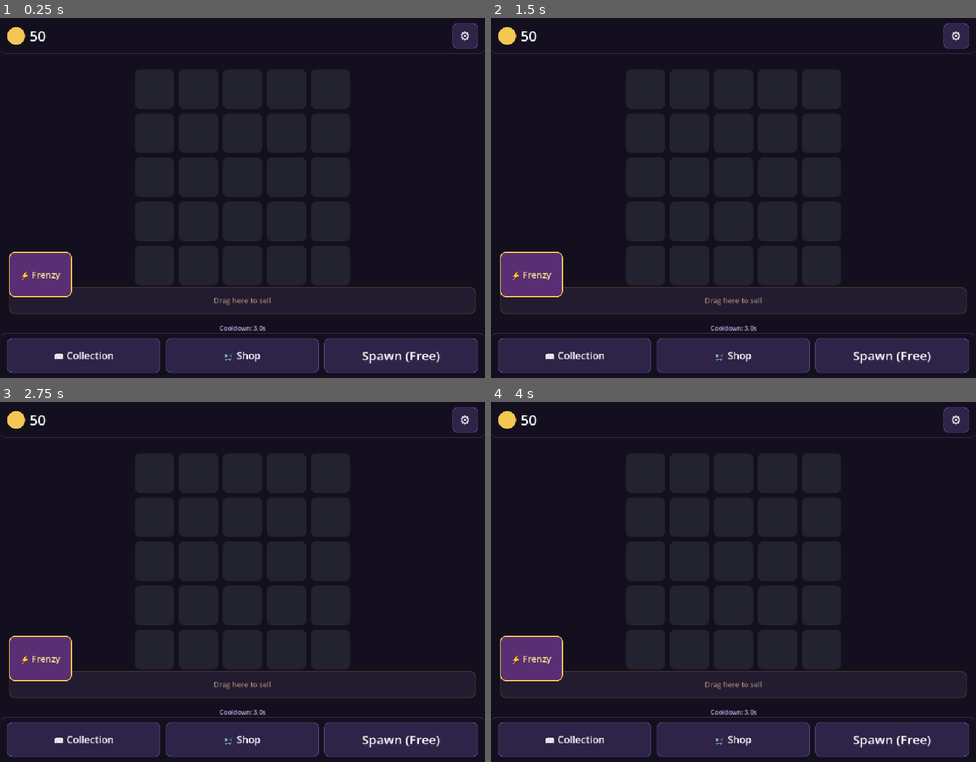
Above: before the commit, frames 1-4 (two rows, left to right).
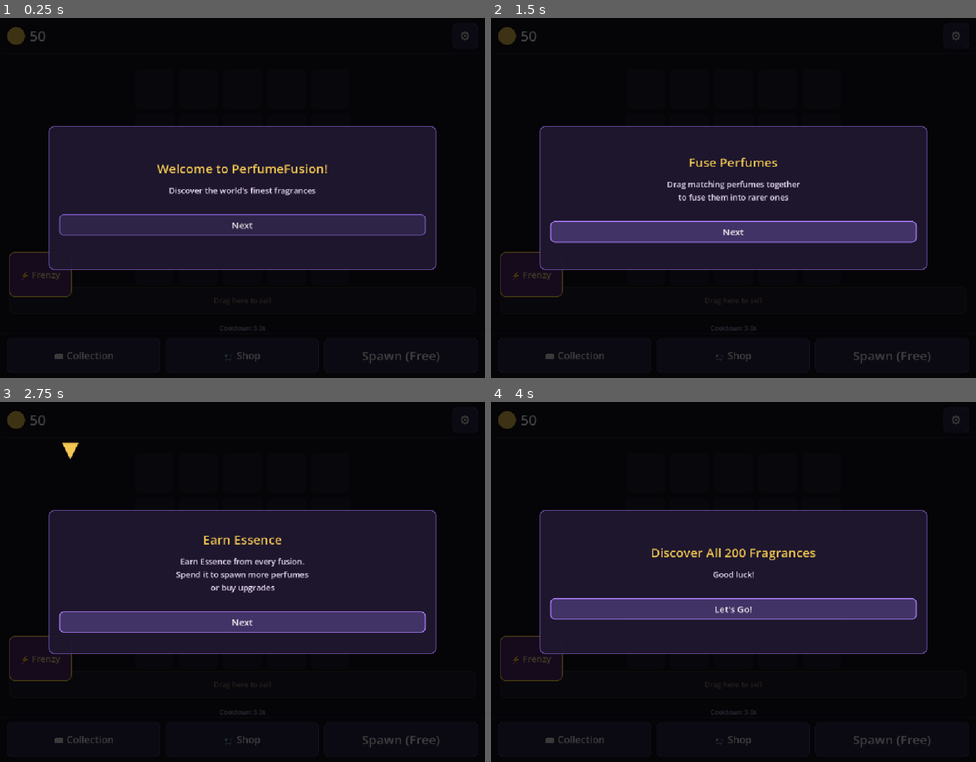
Above: after the commit, the same moments.

Repository: RastinAghighi/PerfumeFusion
Game: Godot game, scene res://scenes/main/GameScene.tscn
Same seed, same stepped clock (60 frames per second), same inputs: the game is played once before the commit and once after it.
Inputs (mouse positions are in pixels of both pictures, inside the frame that each line leads up to):
- Up to frame 1 (0.25 s): no input
- Up to frame 2 (1.5 s): click (733, 226) at 0.5 s, where only the run after the commit has a clickable "Next"; click (733, 226) at 1.25 s, where only the run after the commit has a clickable "Next"
- Up to frame 3 (2.75 s): click (242, 614) at 2 s, where only the run after the commit has a clickable "Next"
- Up to frame 4 (4 s): click (733, 621) at 2.75 s, where only the run after the commit has a clickable "Next"; click (733, 614) at 3.5 s, where only the run after the commit has a clickable "Next"

The runs differ from the first frame. In frame 1, 30% of the frame differs, in the area x 0-100%, y 1-99%; in frame 2, 32%; in frame 3, 33%; in frame 4, 32%.

Commit message:
Add first-time tutorial walkthrough

Diff:
--- /dev/null
+++ b/scenes/ui/Tutorial.tscn
@@ -0,0 +1,6 @@
+[gd_scene format=3]
+
+[ext_resource type="Script" path="res://scripts/ui/Tutorial.gd" id="1_tutorial"]
+
+[node name="Tutorial" type="CanvasLayer"]
+script = ExtResource("1_tutorial")
--- a/scripts/main/GameScene.gd
+++ b/scripts/main/GameScene.gd
@@ -2,6 +2,7 @@
 
 const HUDScene := preload("res://scenes/ui/HUD.tscn")
 const WelcomeBackScene := preload("res://scenes/ui/WelcomeBack.tscn")
+const TutorialScene := preload("res://scenes/ui/Tutorial.tscn")
 const PerfumeItemScene := preload("res://scenes/grid/PerfumeItem.tscn")
 
 
@@ -19,6 +20,9 @@
 
 	if OS.has_feature("web"):
 		AdManager.init_poki()
+
+	if not SaveManager.data.get("tutorial_completed", false):
+		add_child(TutorialScene.instantiate())
 
 	_check_offline_earnings()
 
--- a/scripts/managers/SaveManager.gd
+++ b/scripts/managers/SaveManager.gd
@@ -37,6 +37,7 @@
 			"sfx_volume": 1.0,
 			"muted": false,
 		},
+		"tutorial_completed": false,
 	}
 
 
--- /dev/null
+++ b/scripts/ui/Tutorial.gd
@@ -0,0 +1,174 @@
+extends CanvasLayer
+
+var current_screen := 0
+var screens: Array[Dictionary] = []
+var overlay: ColorRect
+var panel: PanelContainer
+var title_label: Label
+var body_label: Label
+var button: Button
+var arrow_label: Label
+
+func _ready() -> void:
+	layer = 10
+	_build_screens()
+	_build_ui()
+	_show_screen(0)
+
+func _build_screens() -> void:
+	screens = [
+		{
+			"title": "Welcome to PerfumeFusion!",
+			"body": "Discover the world's finest fragrances",
+			"arrow": "",
+			"arrow_pos": Vector2.ZERO,
+			"button_text": "Next",
+		},
+		{
+			"title": "Spawn Perfumes",
+			"body": "Tap here to create new perfumes",
+			"arrow": "▼",
+			"arrow_pos": Vector2(0.5, 1.0),
+			"arrow_offset": Vector2(0, -160),
+			"button_text": "Next",
+		},
+		{
+			"title": "Fuse Perfumes",
+			"body": "Drag matching perfumes together\nto fuse them into rarer ones",
+			"arrow": "",
+			"arrow_pos": Vector2.ZERO,
+			"button_text": "Next",
+		},
+		{
+			"title": "Earn Essence",
+			"body": "Earn Essence from every fusion.\nSpend it to spawn more perfumes\nor buy upgrades",
+			"arrow": "▼",
+			"arrow_pos": Vector2(0.15, 0.0),
+			"arrow_offset": Vector2(0, 70),
+			"button_text": "Next",
+		},
+		{
+			"title": "Sell Perfumes",
+			"body": "Don't need a perfume?\nDrag it here to sell for Essence",
+			"arrow": "▼",
+			"arrow_pos": Vector2(0.5, 1.0),
+			"arrow_offset": Vector2(0, -220),
+			"button_text": "Next",
+		},
+		{
+			"title": "Discover All 200 Fragrances",
+			"body": "Good luck!",
+			"arrow": "",
+			"arrow_pos": Vector2.ZERO,
+			"button_text": "Let's Go!",
+		},
+	]
+
+func _build_ui() -> void:
+	overlay = ColorRect.new()
+	overlay.color = Color(0, 0, 0, 0.75)
+	overlay.set_anchors_preset(Control.PRESET_FULL_RECT)
+	overlay.mouse_filter = Control.MOUSE_FILTER_STOP
+	add_child(overlay)
+
+	panel = PanelContainer.new()
+	panel.set_anchors_preset(Control.PRESET_CENTER)
+	panel.anchor_left = 0.1
+	panel.anchor_right = 0.9
+	panel.anchor_top = 0.3
+	panel.anchor_bottom = 0.7
+	panel.grow_horizontal = Control.GROW_DIRECTION_BOTH
+	panel.grow_vertical = Control.GROW_DIRECTION_BOTH
+	var style := StyleBoxFlat.new()
+	style.bg_color = Color(0.12, 0.09, 0.18, 0.95)
+	style.border_color = Color(0.45, 0.32, 0.7)
+	style.set_border_width_all(2)
+	style.set_corner_radius_all(12)
+	style.set_content_margin_all(24)
+	panel.add_theme_stylebox_override("panel", style)
+	add_child(panel)
+
+	var vbox := VBoxContainer.new()
+	vbox.alignment = BoxContainer.ALIGNMENT_CENTER
+	vbox.add_theme_constant_override("separation", 16)
+	panel.add_child(vbox)
+
+	title_label = Label.new()
+	title_label.horizontal_alignment = HORIZONTAL_ALIGNMENT_CENTER
+	title_label.add_theme_font_size_override("font_size", 28)
+	title_label.add_theme_color_override("font_color", Color(0.95, 0.78, 0.32))
+	vbox.add_child(title_label)
+
+	body_label = Label.new()
+	body_label.horizontal_alignment = HORIZONTAL_ALIGNMENT_CENTER
+	body_label.add_theme_font_size_override("font_size", 18)
+	body_label.add_theme_color_override("font_color", Color(0.9, 0.85, 0.95))
+	body_label.autowrap_mode = TextServer.AUTOWRAP_WORD_SMART
+	vbox.add_child(body_label)
+
+	var spacer := Control.new()
+	spacer.custom_minimum_size = Vector2(0, 8)
+	vbox.add_child(spacer)
+
+	button = Button.new()
+	button.custom_minimum_size = Vector2(160, 48)
+	button.add_theme_font_size_override("font_size", 20)
+	var btn_normal := StyleBoxFlat.new()
+	btn_normal.bg_color = Color(0.18, 0.14, 0.28)
+	btn_normal.border_color = Color(0.45, 0.32, 0.7)
+	btn_normal.set_border_width_all(2)
+	btn_normal.set_corner_radius_all(10)
+	btn_normal.set_content_margin_all(8)
+	button.add_theme_stylebox_override("normal", btn_normal)
+	var btn_hover := StyleBoxFlat.new()
+	btn_hover.bg_color = Color(0.26, 0.2, 0.4)
+	btn_hover.border_color = Color(0.65, 0.48, 0.95)
+	btn_hover.set_border_width_all(2)
+	btn_hover.set_corner_radius_all(10)
+	btn_hover.set_content_margin_all(8)
+	button.add_theme_stylebox_override("hover", btn_hover)
+	var btn_pressed := StyleBoxFlat.new()
+	btn_pressed.bg_color = Color(0.12, 0.09, 0.2)
+	btn_pressed.border_color = Color(0.55, 0.4, 0.85)
+	btn_pressed.set_border_width_all(2)
+	btn_pressed.set_corner_radius_all(10)
+	btn_pressed.set_content_margin_all(8)
+	button.add_theme_stylebox_override("pressed", btn_pressed)
+	button.pressed.connect(_on_next)
+	vbox.add_child(button)
+
+	arrow_label = Label.new()
+	arrow_label.add_theme_font_size_override("font_size", 48)
+	arrow_label.add_theme_color_override("font_color", Color(0.95, 0.78, 0.32))
+	arrow_label.horizontal_alignment = HORIZONTAL_ALIGNMENT_CENTER
+	arrow_label.vertical_alignment = VERTICAL_ALIGNMENT_CENTER
+	add_child(arrow_label)
+
+func _show_screen(index: int) -> void:
+	var screen: Dictionary = screens[index]
+	title_label.text = screen["title"]
+	body_label.text = screen["body"]
+	button.text = screen["button_text"]
+
+	var arrow_text: String = screen["arrow"]
+	arrow_label.text = arrow_text
+	arrow_label.visible = arrow_text != ""
+
+	if arrow_text != "":
+		var vp_size: Vector2 = get_viewport().get_visible_rect().size
+		var pos: Vector2 = screen["arrow_pos"]
+		var offset: Vector2 = screen.get("arrow_offset", Vector2.ZERO)
+		arrow_label.position = Vector2(pos.x * vp_size.x, pos.y * vp_size.y) + offset
+		arrow_label.position.x -= 24
+
+func _on_next() -> void:
+	current_screen += 1
+	if current_screen >= screens.size():
+		_complete_tutorial()
+	else:
+		_show_screen(current_screen)
+
+func _complete_tutorial() -> void:
+	SaveManager.data["tutorial_completed"] = true
+	SaveManager.save_game()
+	queue_free()
